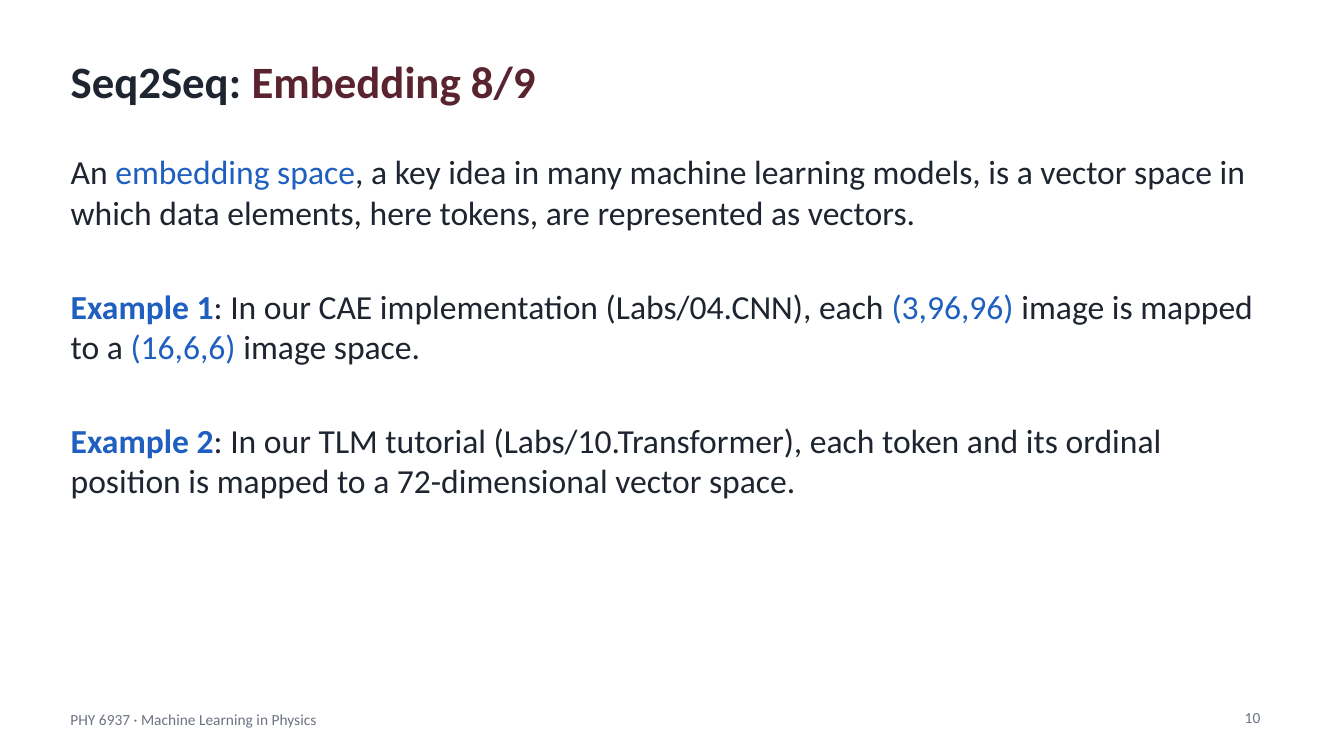
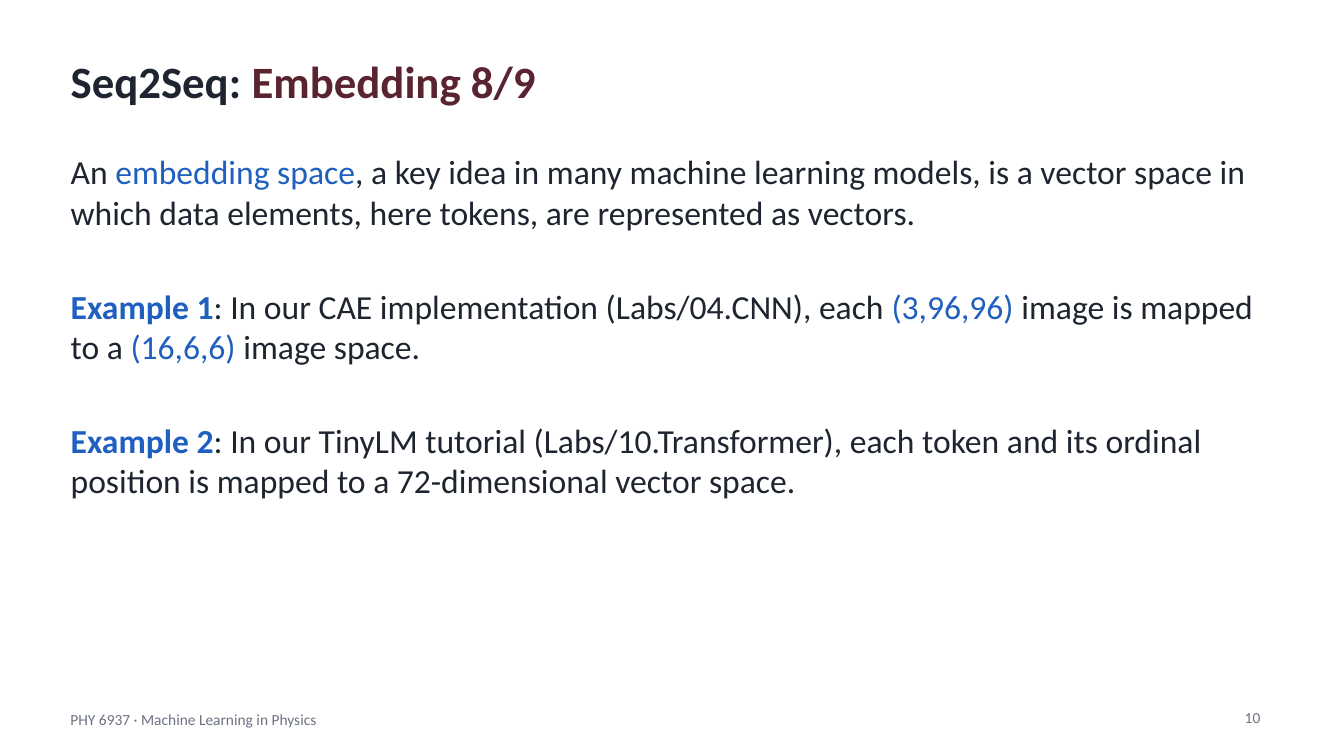
Before and after one commit to hbprosper/mlinphysics, a slide deck: slide 10 of Lectures/08.Transformers/Lecture_TNN.pptx. Drawn at 1344x756 pixels with LibreOffice and Linux fonts; fonts in the diff are those of the drawing. Boxes give left, top, right and bottom in pixels: in the first picture for what was removed or moved away, otherwise in the second. Text is boxed around its words. In the diff, an @@ line names an element or a change of style, - is before the commit and + after.

```diff
--- a/Lectures/08.Transformers/Lecture_TNN.pptx
+++ b/Lectures/08.Transformers/Lecture_TNN.pptx
@@ text at [71, 428, 1202, 499]: text changed @@
-Example 2: In our TLM tutorial (Labs/10.Transformer), each token and its ordinal position is mapped to a 72-dimensional vector space.
+Example 2: In our TinyLM tutorial (Labs/10.Transformer), each token and its ordinal position is mapped to a 72-dimensional vector space.
```
Also in this commit, not shown: 2 other slides changed, 1 other file.
